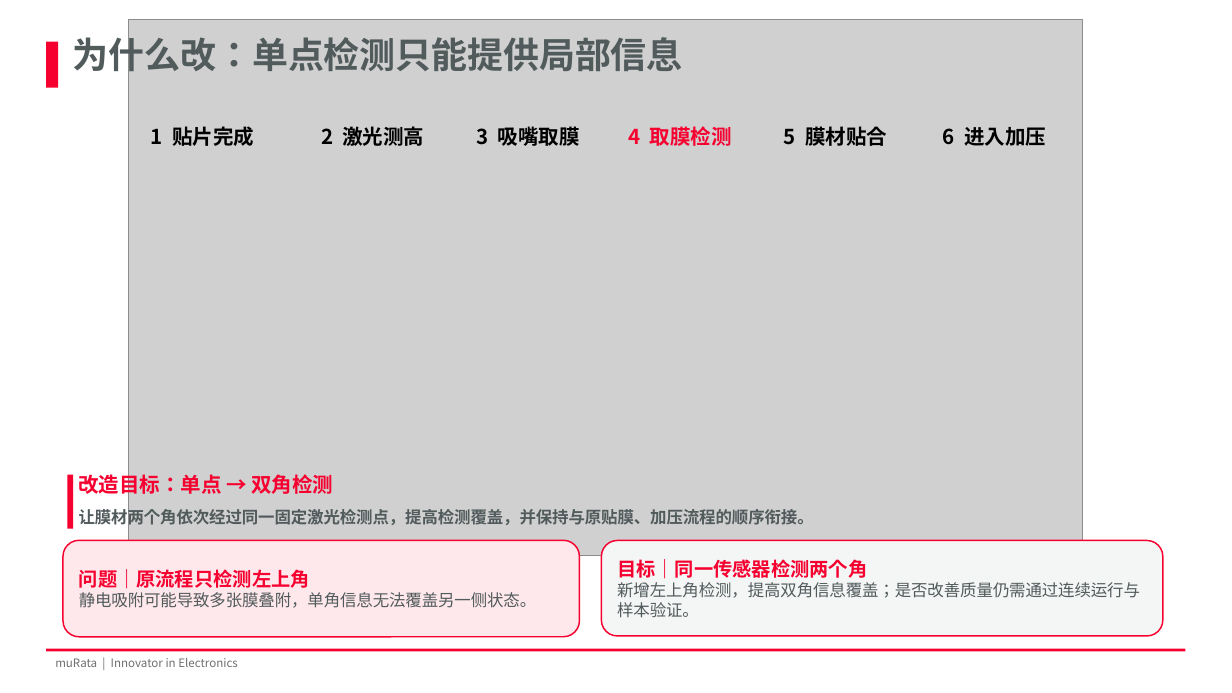
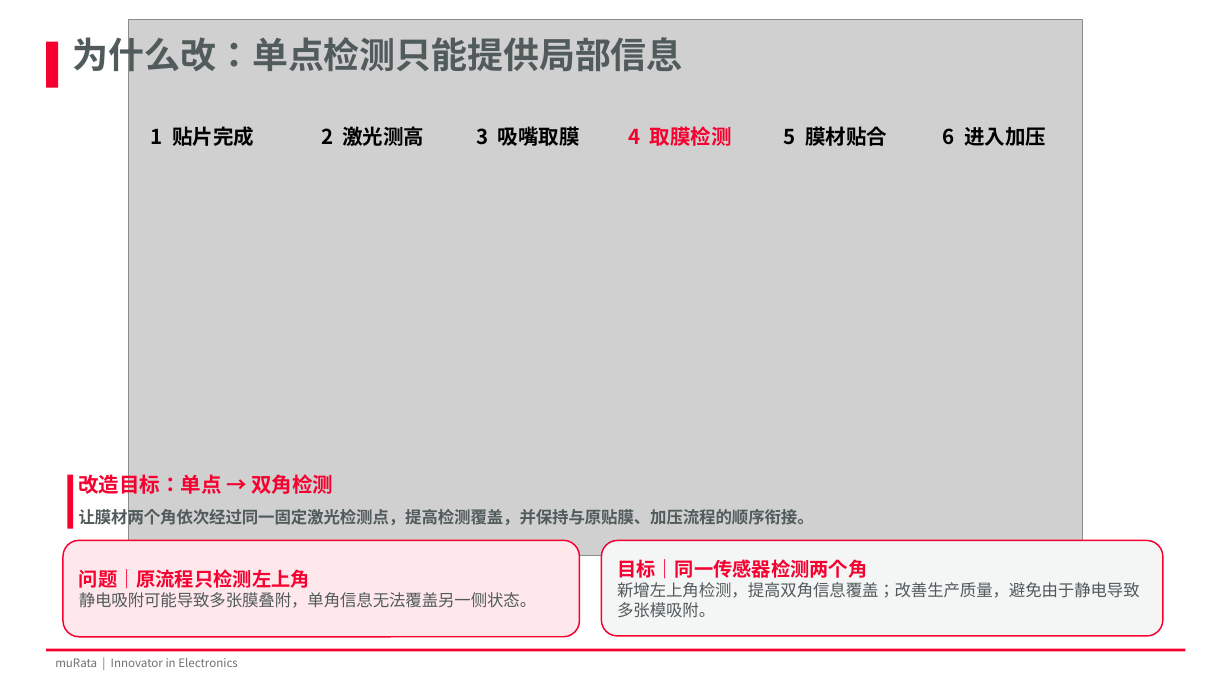
Before and after one commit to Zhang-Bo-glitch/muRata, a slide deck: slide 5 of 结业汇报co.pptx. Drawn at 1232x693 pixels with LibreOffice and Linux fonts; fonts in the diff are those of the drawing; grey boxes stand for pictures; background and template pictures are left out. Boxes give left, top, right and bottom in pixels: in the first picture for what was removed or moved away, otherwise in the second. Text is boxed around its words. In the diff, an @@ line names an element or a change of style, - is before the commit and + after.

```diff
--- a/结业汇报co.pptx
+++ b/结业汇报co.pptx
@@ text in rounded rectangle at (x1=617, y1=582, x2=1140, y2=618): text changed @@
-新增左上角检测，提高双角信息覆盖；是否改善质量仍需通过连续运行与样本验证。
+新增左上角检测，提高双角信息覆盖；改善生产质量，避免由于静电导致多张模吸附。
```
Also in this commit, not shown: 1 other slide changed.
